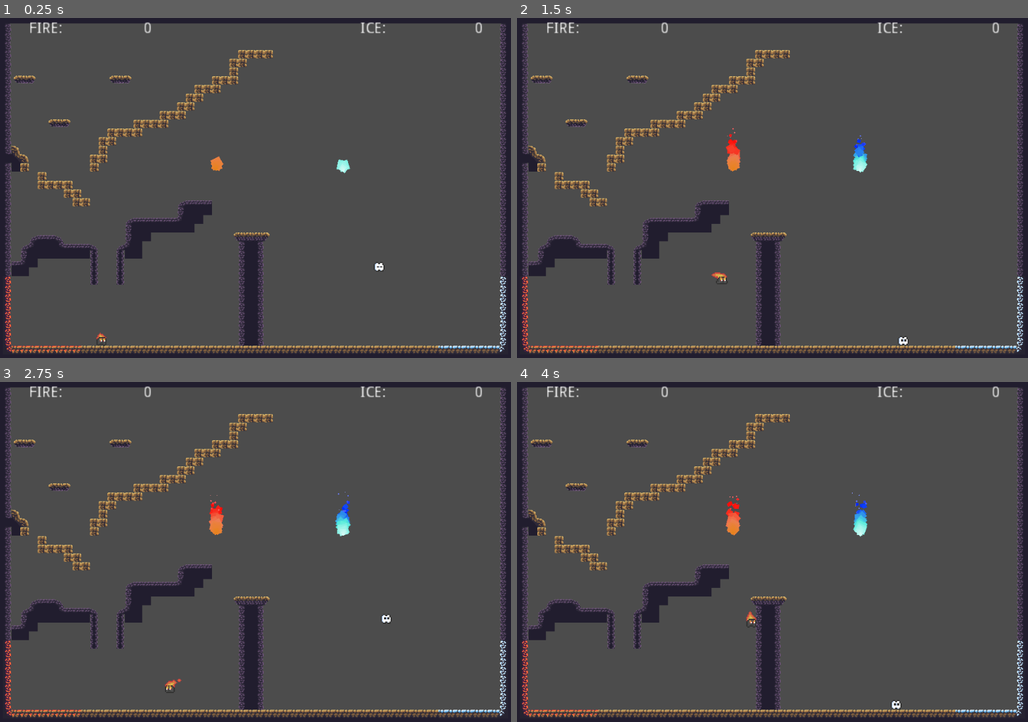
Above: before the commit, frames 1-4 (two rows, left to right).
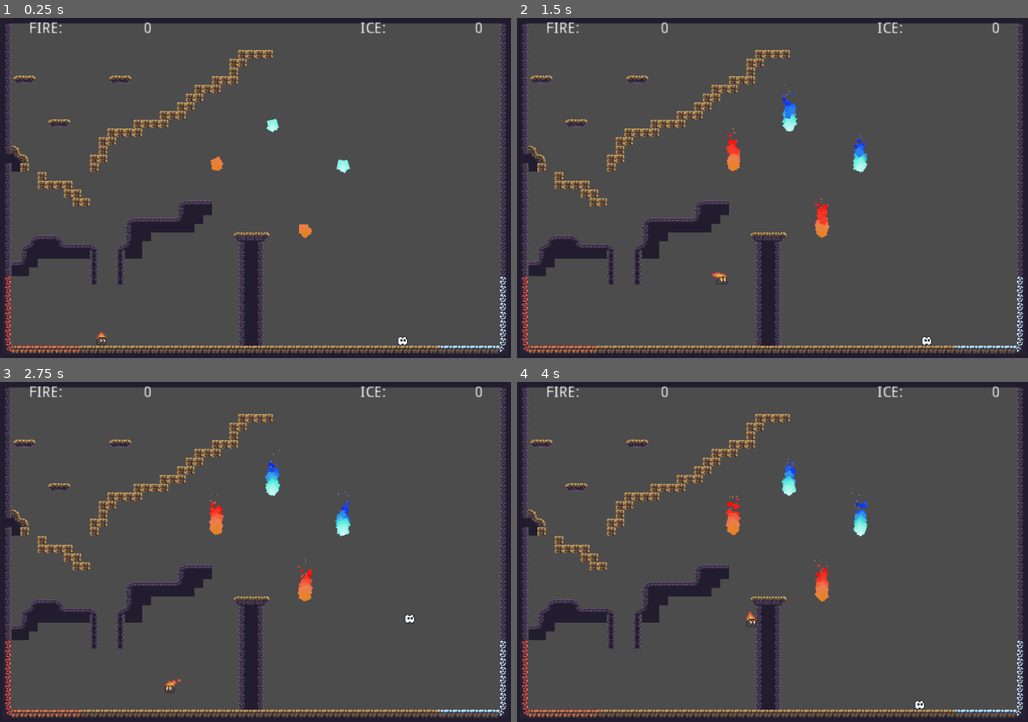
Above: after the commit, the same moments.

Repository: valdemarceccon/globalgamejam2022
Game: Godot game, scene res://MainScene.tscn
The game is run twice, just before and just after one commit, with the same random seed, the same clock (stepped at 60 frames per second) and the same inputs.
Inputs:
- Up to frame 1 (0.25 s): no input
- Up to frame 2 (1.5 s): hold D (move_right1) from 0.53 s (still down); tap Left (move_left2) at 0.6 s; tap W (jump1) at 0.77, 1.07 s; tap Right (move_right2) at 0.8, 1.35 s
- Up to frame 3 (2.75 s): tap W (jump1) at 1.52, 1.55, 1.82, 2.1 s; release D (move_right1) at 2.03 s; hold A (move_left1) from 2.03 s (still down); tap Up (jump2) at 2.3 s
- Up to frame 4 (4 s): release A (move_left1) at 2.78 s; hold D (move_right1) from 2.78 s (still down); tap Up (jump2) at 2.85 s; tap W (jump1) at 3.02, 3.32, 3.77 s; tap Left (move_left2) at 3.05, 3.6 s; tap Right (move_right2) at 3.8 s

The runs differ from the first frame. In frame 1, 0.3% of the frame differs, in the area x 19-80%, y 29-97%; in frame 2, 0.5%, in the area x 51-82%, y 19-97%; in frame 3, 0.5%; in frame 4, 0.5%.

Commit message:
fix collectables and point system

Diff:
--- a/Collectable.gd
+++ b/Collectable.gd
@@ -4,7 +4,6 @@
 
 enum FIRE_TYPE { cold,hot }
 export (FIRE_TYPE) var type = FIRE_TYPE.cold
-var body = null
 var initial_position: Vector2 = Vector2()
 
 func _ready():
@@ -18,13 +17,7 @@
 
 func _on_Collectable_body_entered(body):
 	if body.has_method("collect"):
-		self.body = body
 		body.collect(self)
 
-func score(safe_zone):
-	safe_zone.score(self)
-	self.body.increase_score()
-
 func reset():
-	print("should reset")
 	position = initial_position
--- a/MainScene.tscn
+++ b/MainScene.tscn
@@ -9,6 +9,7 @@
 [ext_resource path="res://assets/00Atlas-fire.png" type="Texture" id=7]
 [ext_resource path="res://Collectable.tscn" type="PackedScene" id=8]
 [ext_resource path="res://SafeZone.tscn" type="PackedScene" id=9]
+[ext_resource path="res://PlayerBase.gd" type="Script" id=10]
 
 [sub_resource type="ConvexPolygonShape2D" id=2]
 points = PoolVector2Array( 0, 0, 16, 0, 16, 16, 0, 16 )
@@ -977,14 +978,6 @@
 [node name="CollectableCold" parent="." instance=ExtResource( 8 )]
 position = Vector2( 641, 290 )
 
-[node name="ColdPlayer" parent="." instance=ExtResource( 4 )]
-position = Vector2( 707, 425 )
-scale = Vector2( 2, 2 )
-
-[node name="HotPlayer" parent="." instance=ExtResource( 1 )]
-position = Vector2( 198, 598 )
-scale = Vector2( 2, 2 )
-
 [node name="Hud" parent="." instance=ExtResource( 5 )]
 
 [node name="SafeZoneHot" parent="." instance=ExtResource( 9 )]
@@ -995,3 +988,26 @@
 [node name="SafeZoneCold" parent="." instance=ExtResource( 9 )]
 position = Vector2( 863, 544 )
 scale = Vector2( 6.61912, 6.21502 )
+
+[node name="Collectable2" parent="." instance=ExtResource( 8 )]
+position = Vector2( 511, 216 )
+
+[node name="Collectable" parent="." instance=ExtResource( 8 )]
+position = Vector2( 571, 410 )
+type = 1
+
+[node name="HotPlayer" parent="." instance=ExtResource( 1 )]
+position = Vector2( 198, 598 )
+scale = Vector2( 2, 2 )
+move_left = "move_left1"
+move_right = "move_right1"
+jump = "jump1"
+type = 1
+
+[node name="ColdPlayer" parent="." instance=ExtResource( 4 )]
+position = Vector2( 750, 598 )
+scale = Vector2( 2, 2 )
+script = ExtResource( 10 )
+move_left = "move_left2"
+move_right = "move_right2"
+jump = "jump2"
--- a/playerbase.gd
+++ b/PlayerBase.gd
@@ -10,14 +10,14 @@
 var jumpFoce:int = 700
 var gravity:int = 1600
 var speep_wall_jump: int = 2000
-var collected: Collectable = null
 
+export var move_left: String = ""
+export var move_right: String = ""
+export var jump: String = ""
 
-signal hit
+export (Collectable.FIRE_TYPE) var type = Collectable.FIRE_TYPE.cold
 
-var move_left: String = "move_left2"
-var move_right: String = "move_right2"
-var jump: String = "jump2"
+var collected = []
 
 var jump_count: int = 0
 
@@ -39,12 +39,13 @@
 	colisao.transform.y *= ratio
 
 func _process(delta):
-	if collected:
-		collected.position = self.position
 	if vel.x != 0:
 		sprite.play("run")
 	else:
 		sprite.play("idle")
+
+	for col in collected:
+		col.position = position
 
 func _physics_process(delta):
 	if is_on_floor() or is_on_wall():
@@ -79,26 +80,24 @@
 	elif vel.x > 0:
 		sprite.flip_h = false
 
-func collect(fire: Collectable):
-	print(self)
-	collected = fire
+func collect(fire):
+	if collected.find(fire) == -1:
+		collected.append(fire)
 
 func increase_score():
-	print(collected)
-	if collected:
-		score += 1
-		if score_callback:
-			score_callback.call_func(score)
-	release_collected()
+	for c in collected:
+		if c.type == type:
+			score += 1
+	if score_callback:
+		score_callback.call_func(score)
+	release_collectable()
+
+func release_collectable():
+	for col in collected:
+		col.reset()
+	collected.clear()
 
 
-func release_collected():
-	if collected:
-		collected.reset()
-		collected = null
-
 func die():
-	print(self, "died")
-	print(collected)
-	release_collected()
 	position = initial_position
+	release_collectable()
--- a/PlayerFire.gd
+++ /dev/null
@@ -1,9 +0,0 @@
-extends "res://playerbase.gd"
-
-class_name PlayerFire
-
-func _init():
-	colisao_name = "CollisionShape2D"
-	move_left = "move_left1"
-	move_right = "move_right1"
-	jump = "jump1"
--- a/PlayerFire.tscn
+++ b/PlayerFire.tscn
@@ -1,10 +1,7 @@
 [gd_scene load_steps=27 format=2]
 
 [ext_resource path="res://Fire Elemental Sprite Sheet.png" type="Texture" id=1]
-[ext_resource path="res://PlayerFire.gd" type="Script" id=2]
-
-[sub_resource type="RectangleShape2D" id=1]
-extents = Vector2( 3.5, 4 )
+[ext_resource path="res://PlayerBase.gd" type="Script" id=2]
 
 [sub_resource type="AtlasTexture" id=14]
 flags = 4
@@ -134,17 +131,20 @@
 "speed": 10.0
 } ]
 
+[sub_resource type="RectangleShape2D" id=1]
+extents = Vector2( 3.5, 4 )
+
 [node name="Player" type="KinematicBody2D"]
 script = ExtResource( 2 )
-
-[node name="CollisionShape2D" type="CollisionShape2D" parent="."]
-position = Vector2( -0.5, -4 )
-shape = SubResource( 1 )
 
 [node name="Sprite" type="AnimatedSprite" parent="."]
 position = Vector2( -1, -5 )
 frames = SubResource( 13 )
 animation = "idle"
-frame = 2
+frame = 3
 playing = true
 offset = Vector2( 1, -11 )
+
+[node name="colisao" type="CollisionShape2D" parent="."]
+position = Vector2( -0.5, -4 )
+shape = SubResource( 1 )
--- a/PlayerIce.gd
+++ /dev/null
@@ -1,8 +0,0 @@
-extends "res://playerbase.gd"
-
-class_name PlayerIce
-
-func _init():
-	move_left = "move_left2"
-	move_right = "move_right2"
-	jump = "jump2"
--- a/PlayerIce.tscn
+++ b/PlayerIce.tscn
@@ -1,7 +1,8 @@
-[gd_scene load_steps=24 format=2]
+[gd_scene load_steps=23 format=2]
 
 [ext_resource path="res://Ice Elemental Sprite Sheet.png" type="Texture" id=1]
-[ext_resource path="res://PlayerIce.gd" type="Script" id=2]
+
+[sub_resource type="GDScript" id=34]
 
 [sub_resource type="AtlasTexture" id=15]
 flags = 4
@@ -111,32 +112,22 @@
 "speed": 5.0
 } ]
 
-[sub_resource type="RectangleShape2D" id=34]
-extents = Vector2( 5, 5.5 )
-
 [sub_resource type="RectangleShape2D" id=33]
 extents = Vector2( 3.5, 4.5 )
 
 [node name="Player" type="KinematicBody2D"]
-script = ExtResource( 2 )
+script = SubResource( 34 )
 
 [node name="Sprite" type="AnimatedSprite" parent="."]
 position = Vector2( 0, -5 )
 frames = SubResource( 13 )
 animation = "idle"
-frame = 3
+frame = 5
 playing = true
 offset = Vector2( 1, -10 )
-
-[node name="Area2D" type="Area2D" parent="."]
-
-[node name="CollisionShape2D" type="CollisionShape2D" parent="Area2D"]
-position = Vector2( 0, -4.5 )
-shape = SubResource( 34 )
 
 [node name="colisao" type="CollisionShape2D" parent="."]
 position = Vector2( 0.5, -4.5 )
 shape = SubResource( 33 )
 
-[connection signal="body_entered" from="Area2D" to="." method="_on_Area2D_body_entered"]
 [connection signal="tree_entered" from="colisao" to="." method="_on_colisao_tree_entered"]
--- a/SafeZone.gd
+++ b/SafeZone.gd
@@ -1,16 +1,11 @@
 extends Area2D
 
-enum SAFE_ZONE_TYPE { COLD, HOT }
-
-export (SAFE_ZONE_TYPE) var safe_zone_type = SAFE_ZONE_TYPE.COLD
+export (Collectable.FIRE_TYPE) var safe_zone_type = Collectable.FIRE_TYPE.cold
 
 
 func _on_SafeZone_body_entered(body):
-	print(body)
-
-	if safe_zone_type == SAFE_ZONE_TYPE.COLD and body is PlayerIce:
-		body.increase_score()
-	elif safe_zone_type == SAFE_ZONE_TYPE.HOT and body is PlayerFire:
-		body.increase_score()
-	elif body is PlayerBase:
-		body.die()
+	if body is PlayerBase:
+		if safe_zone_type == body.type:
+			body.increase_score()
+		else:
+			body.die()
--- a/project.godot
+++ b/project.godot
@@ -17,23 +17,11 @@
 "base": "KinematicBody2D",
 "class": "PlayerBase",
 "language": "GDScript",
-"path": "res://playerbase.gd"
-}, {
-"base": "KinematicBody2D",
-"class": "PlayerFire",
-"language": "GDScript",
-"path": "res://PlayerFire.gd"
-}, {
-"base": "KinematicBody2D",
-"class": "PlayerIce",
-"language": "GDScript",
-"path": "res://PlayerIce.gd"
+"path": "res://PlayerBase.gd"
 } ]
 _global_script_class_icons={
 "Collectable": "",
-"PlayerBase": "",
-"PlayerFire": "",
-"PlayerIce": ""
+"PlayerBase": ""
 }
 
 [application]
Not shown: 1 places in MainScene.tscn that only renumber resources
